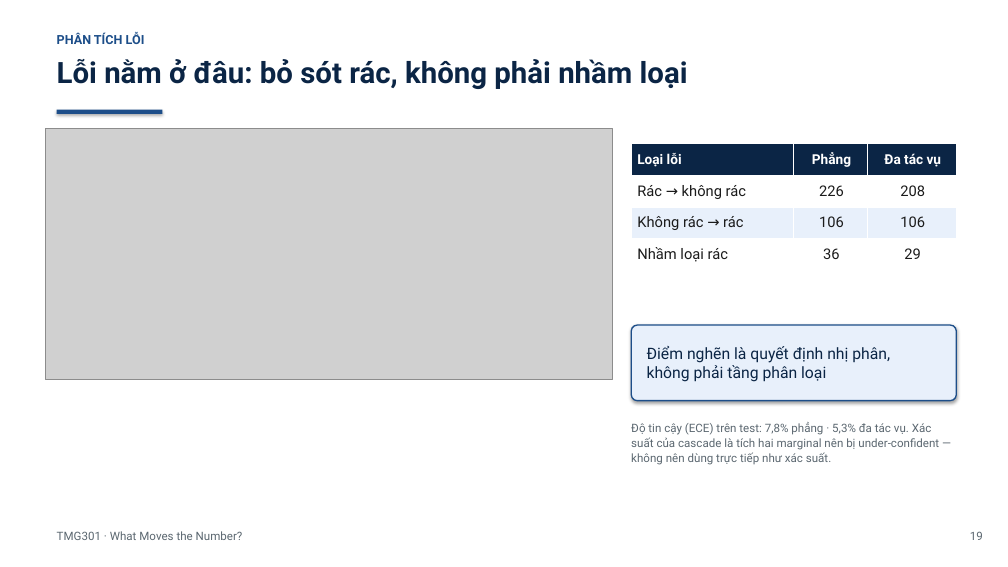
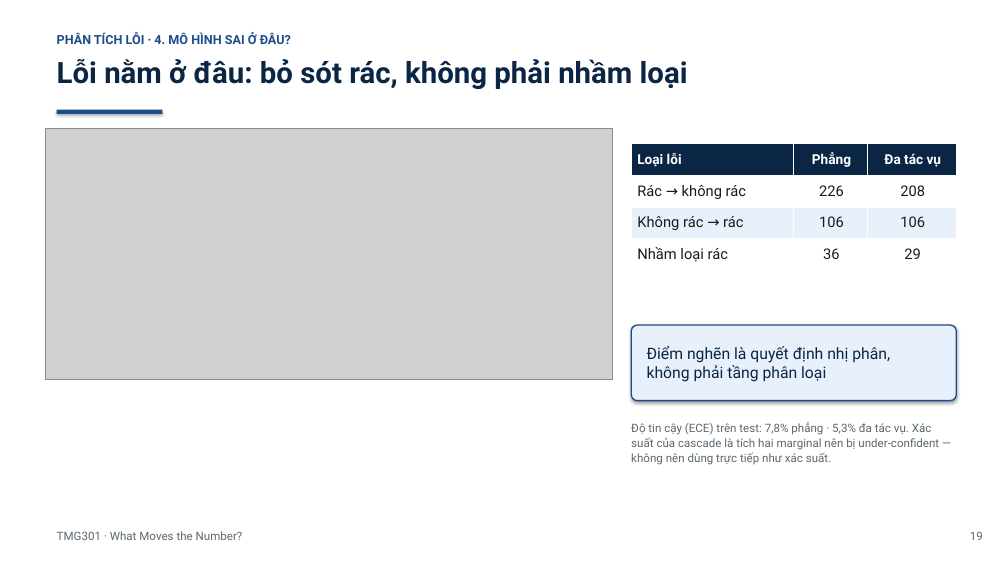
Before and after one commit to PhanBaSongToan/what-moves-the-number, a slide deck: slide 20 of slides/TMG301_What_Moves_the_Number.pptx. Drawn at 1008x567 pixels with LibreOffice and Linux fonts; fonts in the diff are those of the drawing; grey boxes stand for pictures. Boxes give left, top, right and bottom in pixels: in the first picture for what was removed or moved away, otherwise in the second. Text is boxed around its words. In the diff, an @@ line names an element or a change of style, - is before the commit and + after.

```diff
--- a/slides/TMG301_What_Moves_the_Number.pptx
+++ b/slides/TMG301_What_Moves_the_Number.pptx
@@ text at <box>57,32,291,44</box>: text changed @@
-PHÂN TÍCH LỖI
+PHÂN TÍCH LỖI · 4. MÔ HÌNH SAI Ở ĐÂU?
```
Also in this commit, not shown: 10 other slides changed, 1 other file.
